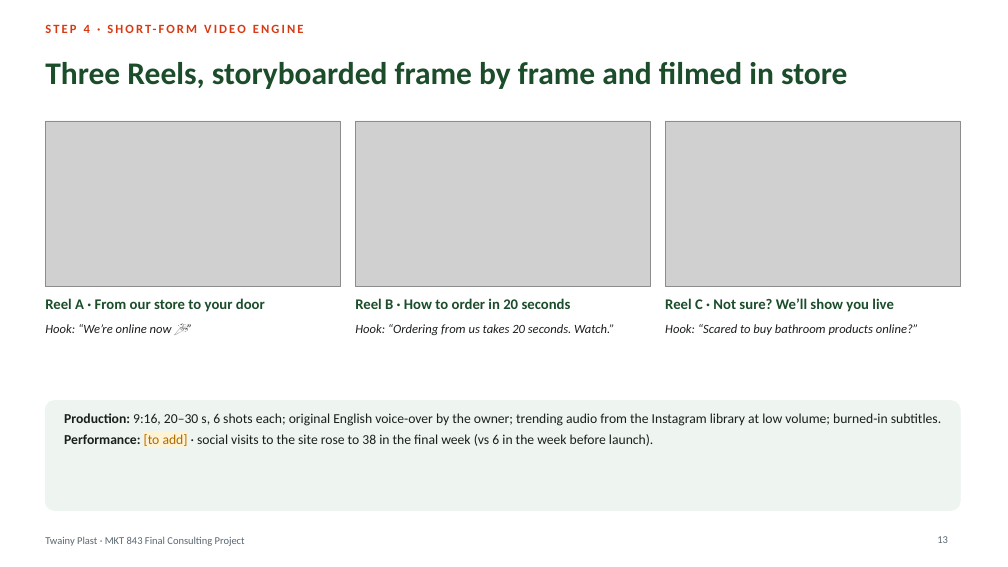
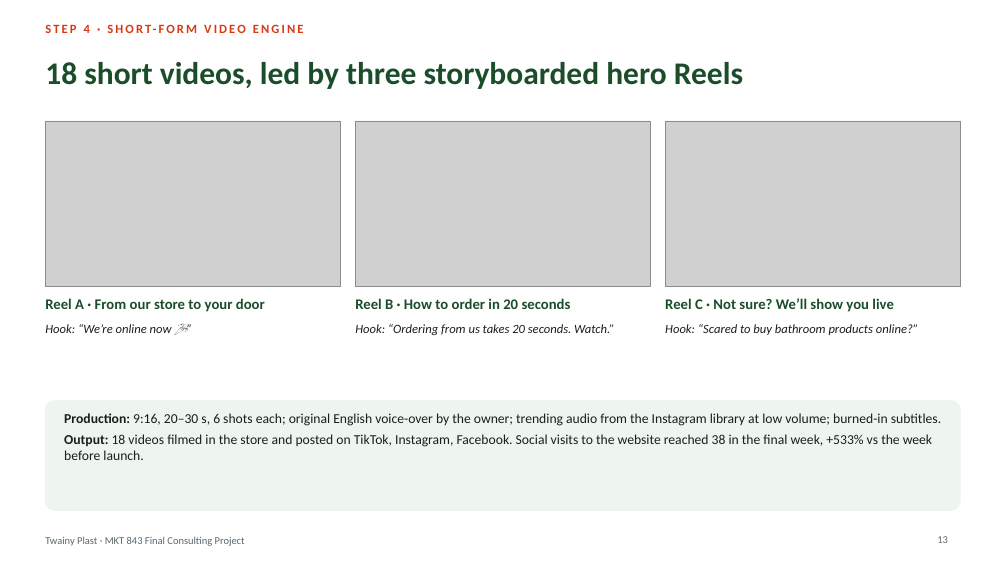
Before and after one commit to mouhibtwainy-dot/Twainy-Plast, a slide deck: slide 13 of deck/Twainy-Plast-Final-Deck.pptx. Drawn at 1008x567 pixels with LibreOffice and Linux fonts; fonts in the diff are those of the drawing; grey boxes stand for pictures. Boxes give left, top, right and bottom in pixels: in the first picture for what was removed or moved away, otherwise in the second. Text is boxed around its words. In the diff, an @@ line names an element or a change of style, - is before the commit and + after.

```diff
--- a/deck/Twainy-Plast-Final-Deck.pptx
+++ b/deck/Twainy-Plast-Final-Deck.pptx
@@ title at bbox=[45, 62, 743, 89]: text changed @@
-Three Reels, storyboarded frame by frame and filmed in store
+18 short videos, led by three storyboarded hero Reels
@@ text at bbox=[64, 434, 932, 460]: text changed @@
-Performance: [to add] · social visits to the site rose to 38 in the final week (vs 6 in the week before launch).
+Output: 18 videos filmed in the store and posted on TikTok, Instagram, Facebook. Social visits to the website reached 38 in the final week, +533% vs the week before launch.
```
Also in this commit, not shown: 14 other slides changed, 2 other files.
